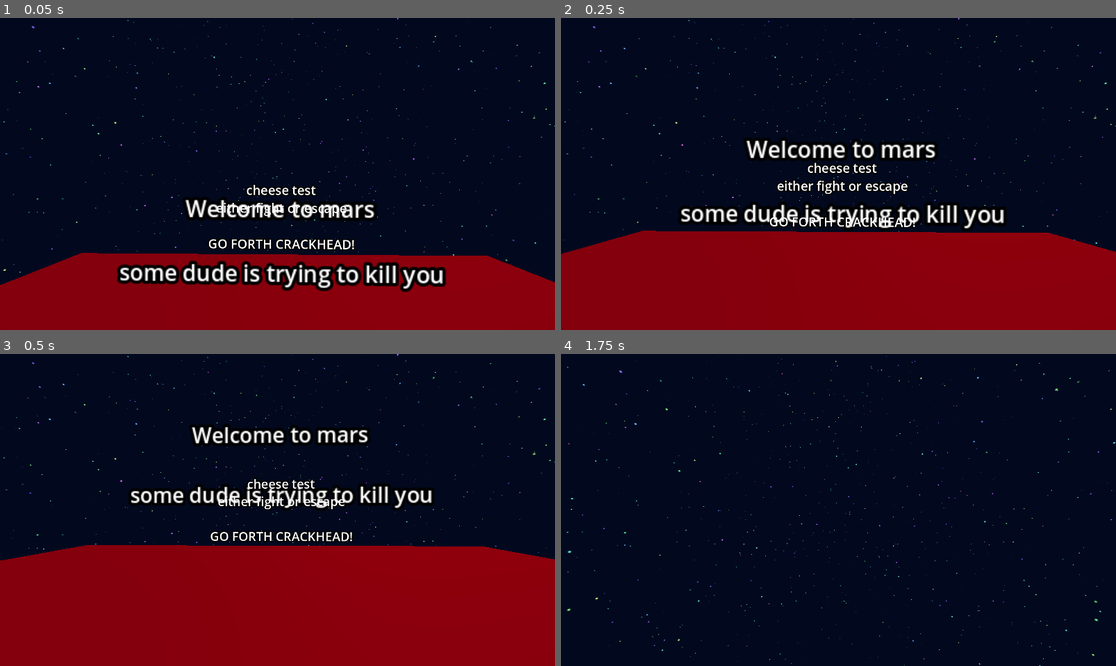
Above: before the commit, frames 1-4 (two rows, left to right).
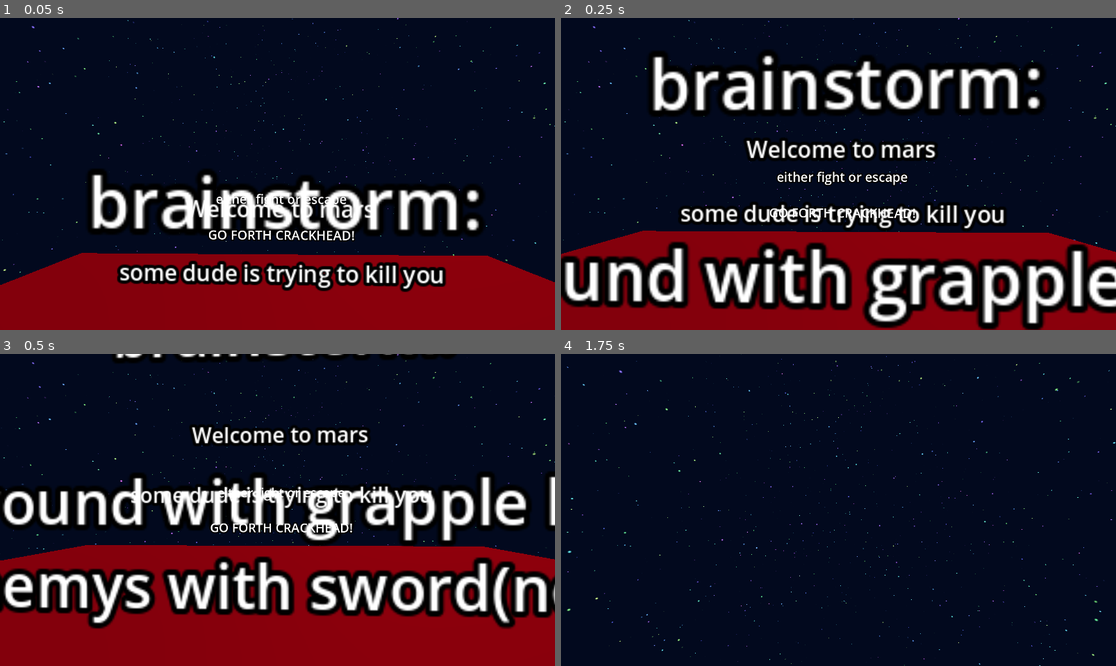
Above: after the commit, the same moments.

Repository: DeanLemans/first-vr-game
Game: Godot game, scene res://main.tscn
The game is run twice, just before and just after one commit, with the same random seed, the same clock (stepped at 60 frames per second) and the same inputs.
Inputs (mouse positions are in pixels of both pictures, inside the frame that each line leads up to):
- Up to frame 1 (0.05 s): no input
- Up to frame 2 (0.25 s): no input
- Up to frame 3 (0.5 s): no input
- Up to frame 4 (1.75 s): tap Enter at 0.5 s; move the mouse to (866, 510) at 0.52 s; hold W from 0.53 s (still down); tap 1 at 0.6 s; click (866, 510) at 0.67 s; move the mouse to (810, 510) at 1.27 s; tap 2 at 1.35 s

The runs differ from the first frame. In frame 1, 9.8% of the frame differs, in the area x 15-88%, y 48-75%; in frame 2, 29%, in the area x 0-100%, y 10-100%; in frame 3, 27%; in frame 4, nothing differs.

Commit message:
update text + placeholder useless sword

Diff:
--- a/main.tscn
+++ b/main.tscn
@@ -100,7 +100,13 @@
 
 [node name="Label3D" type="Label3D" parent="UI"]
 transform = Transform3D(1, 0, 0, 0, 1, 0, 0, 0, 1, 0, 0.225755, -2.07748)
-text = "cheese test
-either fight or escape
+text = "either fight or escape
 
 GO FORTH CRACKHEAD!"
+
+[node name="Label3D3" type="Label3D" parent="UI"]
+transform = Transform3D(1, 0, 0, 0, 1, 0, 0, 0, 1, 0, 0.361102, 0)
+text = "brainstorm:
+
+swing around with grapple hook and
+ kill enemys with sword(no guns)"
--- /dev/null
+++ b/sword.tscn
@@ -0,0 +1,51 @@
+[gd_scene load_steps=12 format=3 uid="uid://dikiirt45lnih"]
+
+[ext_resource type="Script" path="res://addons/godot-xr-tools/objects/pickable.gd" id="1_rpqie"]
+[ext_resource type="PackedScene" uid="uid://c25yxb0vt53vc" path="res://addons/godot-xr-tools/objects/grab_points/grab_point_hand_left.tscn" id="2_n36jl"]
+[ext_resource type="Animation" uid="uid://plad1r85f7ws" path="res://addons/godot-xr-tools/hands/animations/left/Grip.res" id="3_etope"]
+[ext_resource type="Script" path="res://addons/godot-xr-tools/hands/poses/hand_pose_settings.gd" id="4_lbob2"]
+[ext_resource type="PackedScene" uid="uid://ctw7nbntd5pcj" path="res://addons/godot-xr-tools/objects/grab_points/grab_point_hand_right.tscn" id="5_4h208"]
+[ext_resource type="Animation" uid="uid://ccds2u22gbxn7" path="res://addons/godot-xr-tools/hands/animations/right/Grip.res" id="6_xheig"]
+
+[sub_resource type="BoxShape3D" id="BoxShape3D_x6snt"]
+size = Vector3(0.1, 0.5, 0.1)
+
+[sub_resource type="StandardMaterial3D" id="StandardMaterial3D_n1fmo"]
+albedo_color = Color(6.16074e-06, 0.669841, 0.830938, 1)
+
+[sub_resource type="BoxMesh" id="BoxMesh_6lpes"]
+material = SubResource("StandardMaterial3D_n1fmo")
+size = Vector3(0.1, 0.5, 0.1)
+
+[sub_resource type="Resource" id="Resource_a1vdf"]
+script = ExtResource("4_lbob2")
+closed_pose = ExtResource("3_etope")
+
+[sub_resource type="Resource" id="Resource_fv0vb"]
+script = ExtResource("4_lbob2")
+closed_pose = ExtResource("6_xheig")
+
+[node name="PickableObject" type="RigidBody3D"]
+collision_layer = 4
+collision_mask = 196615
+freeze_mode = 1
+script = ExtResource("1_rpqie")
+picked_up_layer = 65538
+
+[node name="CollisionShape3D" type="CollisionShape3D" parent="."]
+transform = Transform3D(1, 0, 0, 0, 1, 0, 0, 0, 1, 0, 0.2, 0)
+shape = SubResource("BoxShape3D_x6snt")
+
+[node name="MeshInstance3D" type="MeshInstance3D" parent="."]
+transform = Transform3D(1, 0, 0, 0, 1, 0, 0, 0, 1, 0, 0.2, 0)
+mesh = SubResource("BoxMesh_6lpes")
+
+[node name="GrabPointHandLeft" parent="." instance=ExtResource("2_n36jl")]
+transform = Transform3D(0.995346, 0, 0.0963669, 0, 1, 0, -0.0963669, 0, 0.995346, -0.0496515, 0.04, -0.108788)
+visible = true
+hand_pose = SubResource("Resource_a1vdf")
+
+[node name="GrabPointHandRight" parent="." instance=ExtResource("5_4h208")]
+transform = Transform3D(0.995396, 0, -0.0958458, 0, 1, 0, 0.0958458, 0, 0.995396, 0.0412195, 0.04, -0.117752)
+visible = true
+hand_pose = SubResource("Resource_fv0vb")
